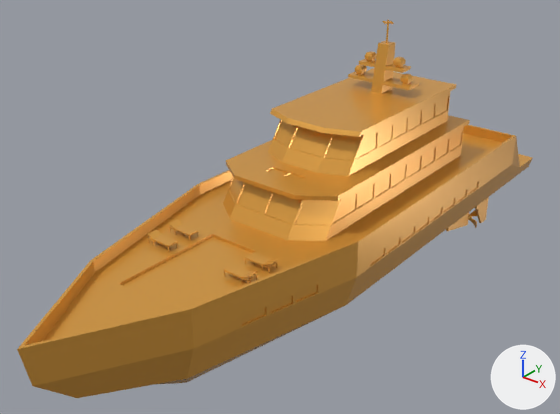
Before and after pictures for a commit that changed the glTF model public/models/ship-yacht.glb.
Rendered twice from a 50 mm camera at (30.0, -44.6, 28.2) aimed at (-1.6, -5.2, 3.7). The lights are fixed; the arrows at lower right show +X, +Y and +Z. Where no turn or scale is listed for an object, it has been applied to the vertices.

The first picture shows 'ship-yacht'.
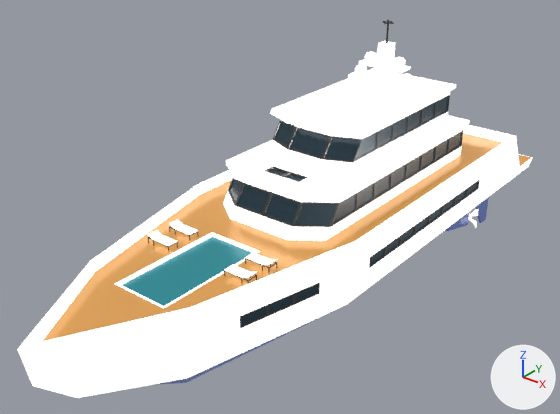
Scene script edits in JSON lines:
```json
{"op": "add", "block": "img_base", "code": ["img_base = load_image('base', '_unpacked/base', 1024, 1024, 'sRGB')"]}
{"op": "add", "block": "mat_lowpoly_colors_001", "code": ["mat_lowpoly_colors_001 = bpy.data.materials.new('LOWPOLY-COLORS.001')", "# uses the picture img_base"]}
{"block": "me_ship_yacht", "where": "me_ship_yacht.from_pydata(...)  # 1745 vertices, 3304 faces; spans x -7.0..7.0, y -28.0..22.0, z -5.0..15.5"}
{"op": "remove", "block": "me_ship_yacht", "code": "me_ship_yacht.materials.append(mat_lowpoly_colors)  # orange #e7a747"}
{"op": "add", "block": "me_ship_yacht", "code": "me_ship_yacht.materials.append(mat_lowpoly_colors_001)"}
```

Location of each change, (x1, y1, x2, y2) in pixels of the pictures (560 x 414 px):
```json
{"object": "ship-yacht", "change": "recoloured", "before": [17, 20, 533, 398], "after": [17, 20, 533, 398], "on screen": "orange to white"}
```
